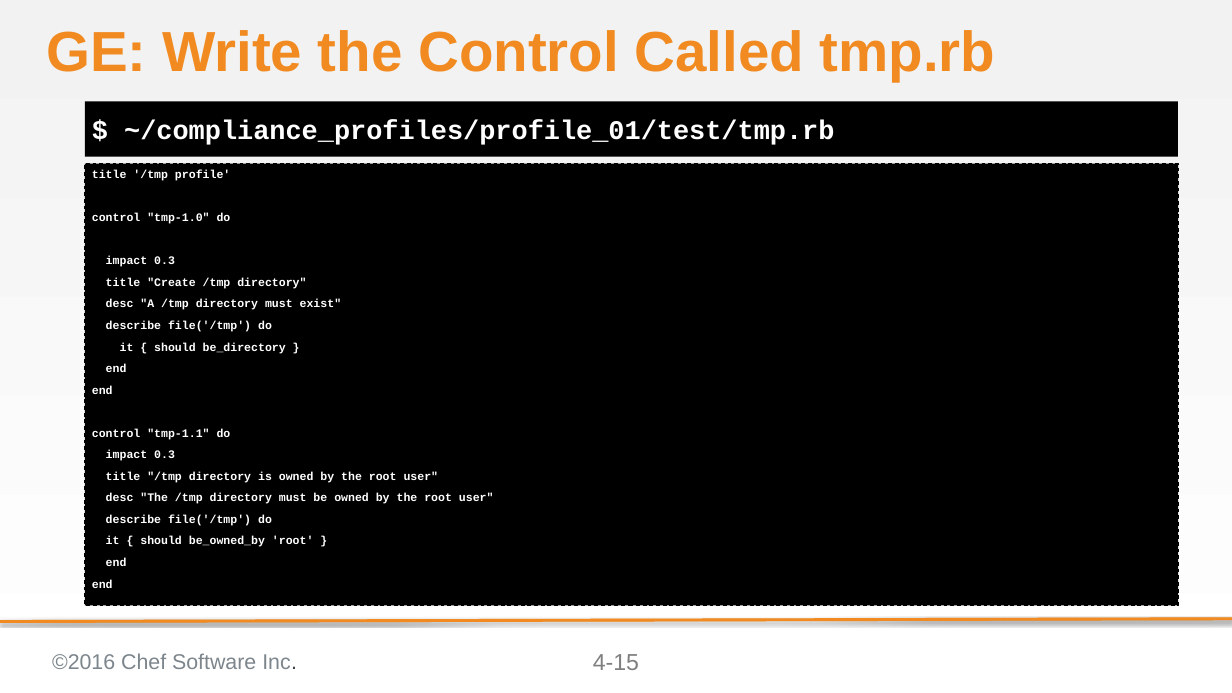
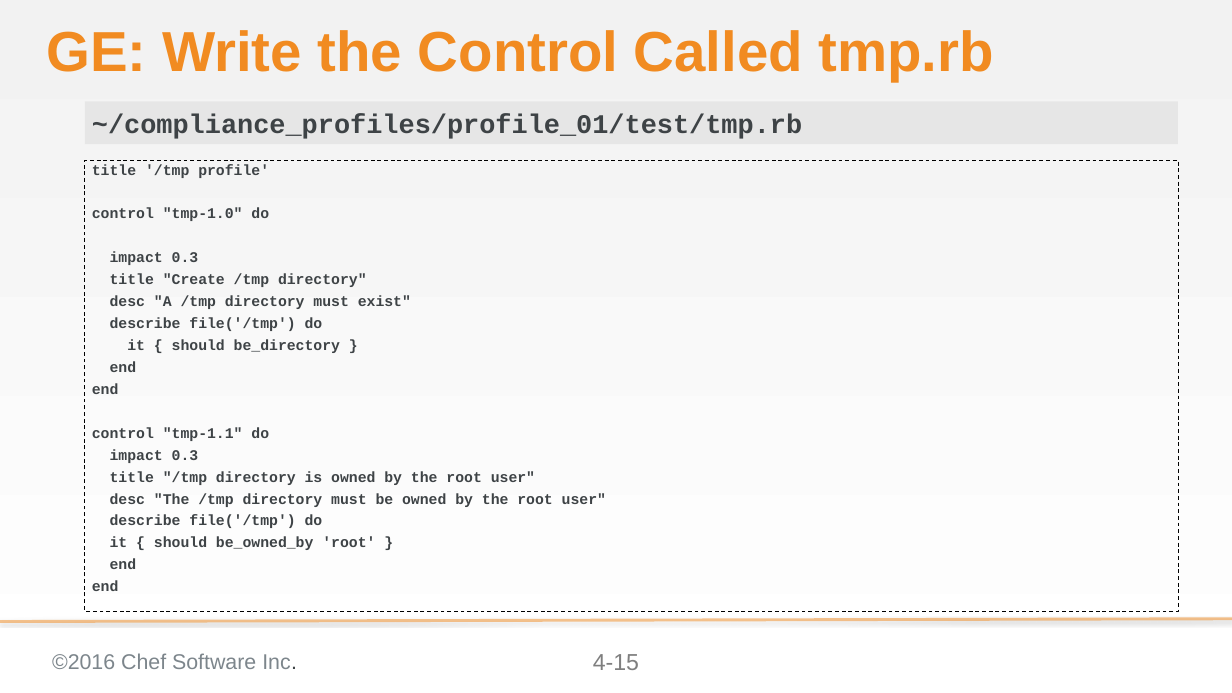
Before and after one commit to bchamby/chef-compliance-installation-configuration-operation, a slide deck: slide 15 of 04-creating-custom-profiles.pptx. Drawn at 1232x693 pixels with LibreOffice and Linux fonts; fonts in the diff are those of the drawing; background and template pictures are left out. Boxes give left, top, right and bottom in pixels: in the first picture for what was removed or moved away, otherwise in the second. Text is boxed around its words. In the diff, an @@ line names an element or a change of style, - is before the commit and + after.

```diff
--- a/04-creating-custom-profiles.pptx
+++ b/04-creating-custom-profiles.pptx
@@ text "~/compliance_profiles/profile_01/test/tmp.rb": place and size @@
-text "~/compliance_profiles/profile_01/test/tmp.rb" at [85,101,1178,157]
+text "~/compliance_profiles/profile_01/test/tmp.rb" at [85,101,1178,144]
@@ text "~/compliance_profiles/profile_01/test/tmp.rb" at [85,101,1178,144]: fill #000000 to #D9D9D9 at 50% opacity @@
@@ text at [92,115,802,139]: text changed; text colour #FFFFFF to #3E4346 @@
-$ ~/compliance_profiles/profile_01/test/tmp.rb
+~/compliance_profiles/profile_01/test/tmp.rb
@@ text "title '/tmp profile'": place and size @@
-text "title '/tmp profile'" at [85,164,1178,606]
+text "title '/tmp profile'" at [85,160,1178,611]
@@ text "title '/tmp profile'" at [85,160,1178,611]: size 12 to 15.4 pt, text colour #FFFFFF to #3E4346; line spacing 1 to 0.8; fill #000000 to none @@
@@ line removed from (1232, 619) to (0, 622) @@
```
Also in this commit, not shown: 1 other slide changed, 1 other file.
